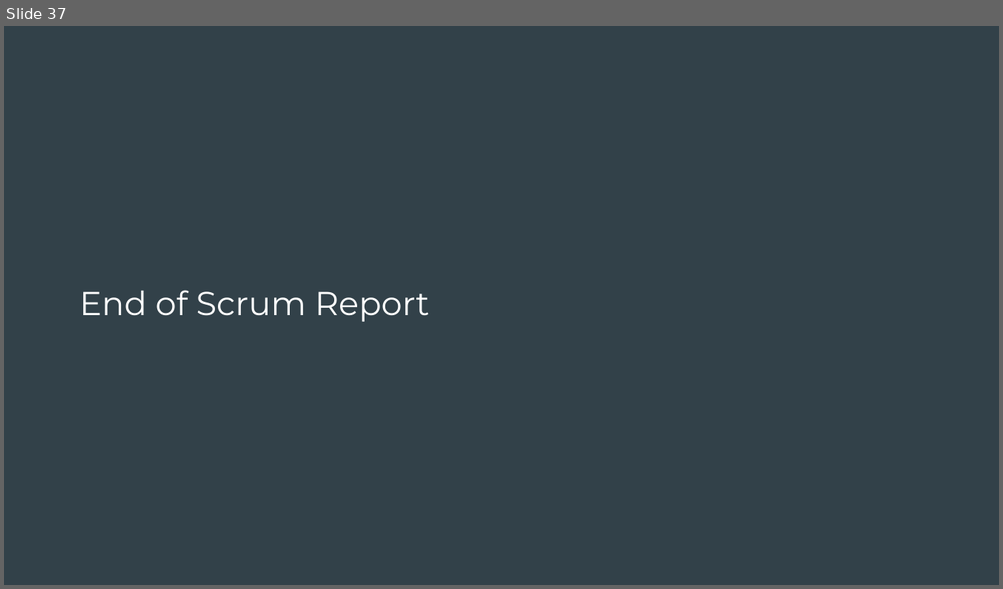
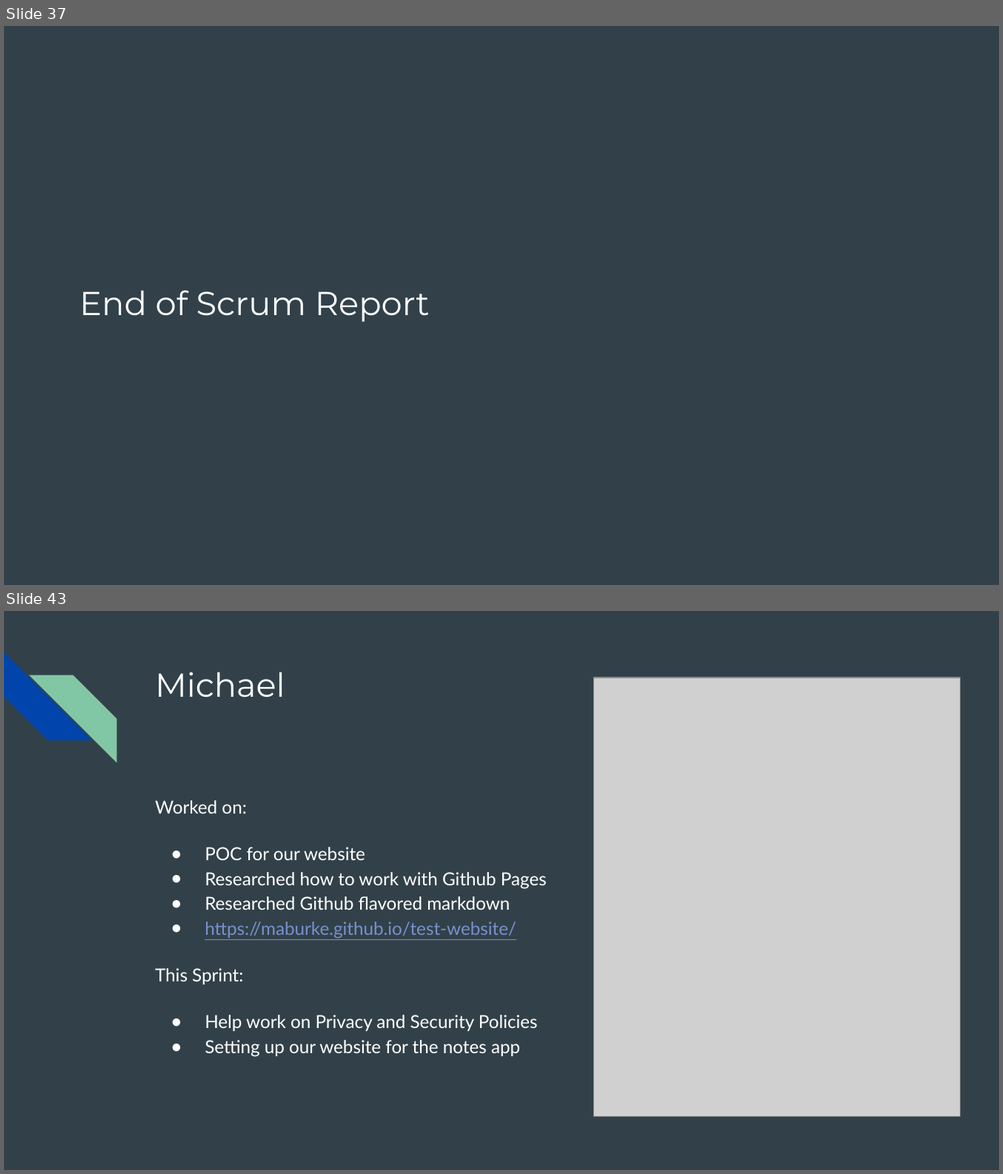
Before and after one commit to Incognoto/incognoto, a slide deck: SUM Presentations.pptx. Shown one above the other, each under a label of ours: slide 37 before the commit, slides 37 and 43 after it; the slides between them are not shown. The pictures are 1003x589 and 1003x1174 pixels, drawn with LibreOffice and Linux fonts; fonts in the diff are those of the drawing; grey boxes stand for pictures. Boxes give left, top, right and bottom in pixels: in the first picture for what was removed or moved away, otherwise in the second. Text is boxed around its words. In the diff, an @@ line names an element or a change of style, - is before the commit and + after.

```diff
--- a/SUM Presentations.pptx
+++ b/SUM Presentations.pptx
@@ slide 43 added at <box>4,611,999,1170</box>, background #324149 @@
@@ diag stripe added at <box>4,652,91,741</box>, fill #0145AC @@
@@ diag stripe added at <box>29,675,116,762</box>, fill #82C7A5 @@
@@ title added at <box>155,672,285,698</box>, 24 pt, text #FFFFFF @@
+Michael
@@ picture added at <box>594,678,960,1117</box> @@
@@ text added at <box>155,800,546,1057</box>, 13 pt, text #FFFFFF @@
+Worked on:
+● POC for our website
+● Researched how to work with Github Pages
+● Researched Github flavored markdown
+● https://maburke.github.io/test-website/
+This Sprint:
+● Help work on Privacy and Security Policies
+● Setting up our website for the notes app
```
Also in this commit, not shown: 6 other slides added.
